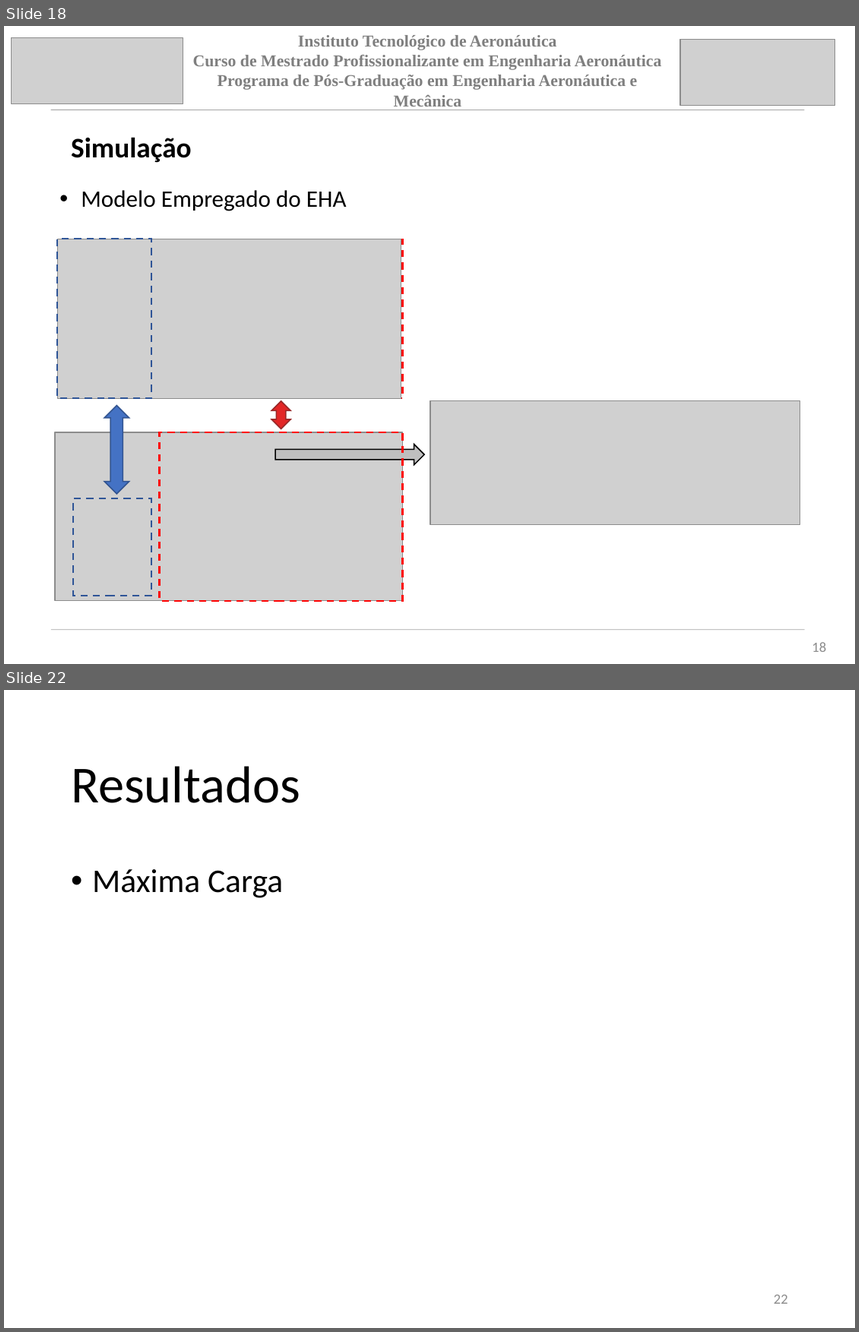
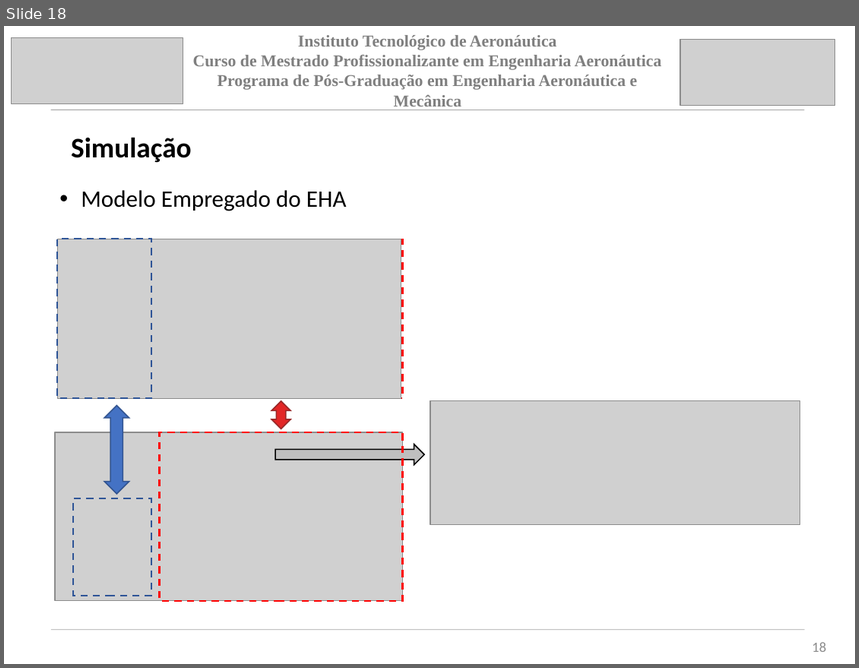
Before and after one commit to jpsoliv/MestradoJPSO, a slide deck: Apresentação/Apresentação_baixo_nivel.pptx. Shown one above the other, each under a label of ours: slides 18 and 22 before the commit, slide 18 after it; the slides between them are not shown. The pictures are 859x1332 and 859x668 pixels, drawn with LibreOffice and Linux fonts; fonts in the diff are those of the drawing; grey boxes stand for pictures. Boxes give left, top, right and bottom in pixels: in the first picture for what was removed or moved away, otherwise in the second. Text is boxed around its words. In the diff, an @@ line names an element or a change of style, - is before the commit and + after.

```diff
--- a/Apresentação/Apresentação_baixo_nivel.pptx
+++ b/Apresentação/Apresentação_baixo_nivel.pptx
@@ slide 22 removed at box(4, 690, 855, 1328), background #FFFFFF @@
@@ title removed at box(71, 766, 300, 803) @@
-Resultados
@@ text removed at box(92, 869, 283, 898) @@
-• Máxima Carga
@@ page number removed at box(774, 1295, 788, 1304) @@
-22
```
Also in this commit, not shown: 2 slides changed, 7 slides added, 6 other slides removed, 10 other files.
